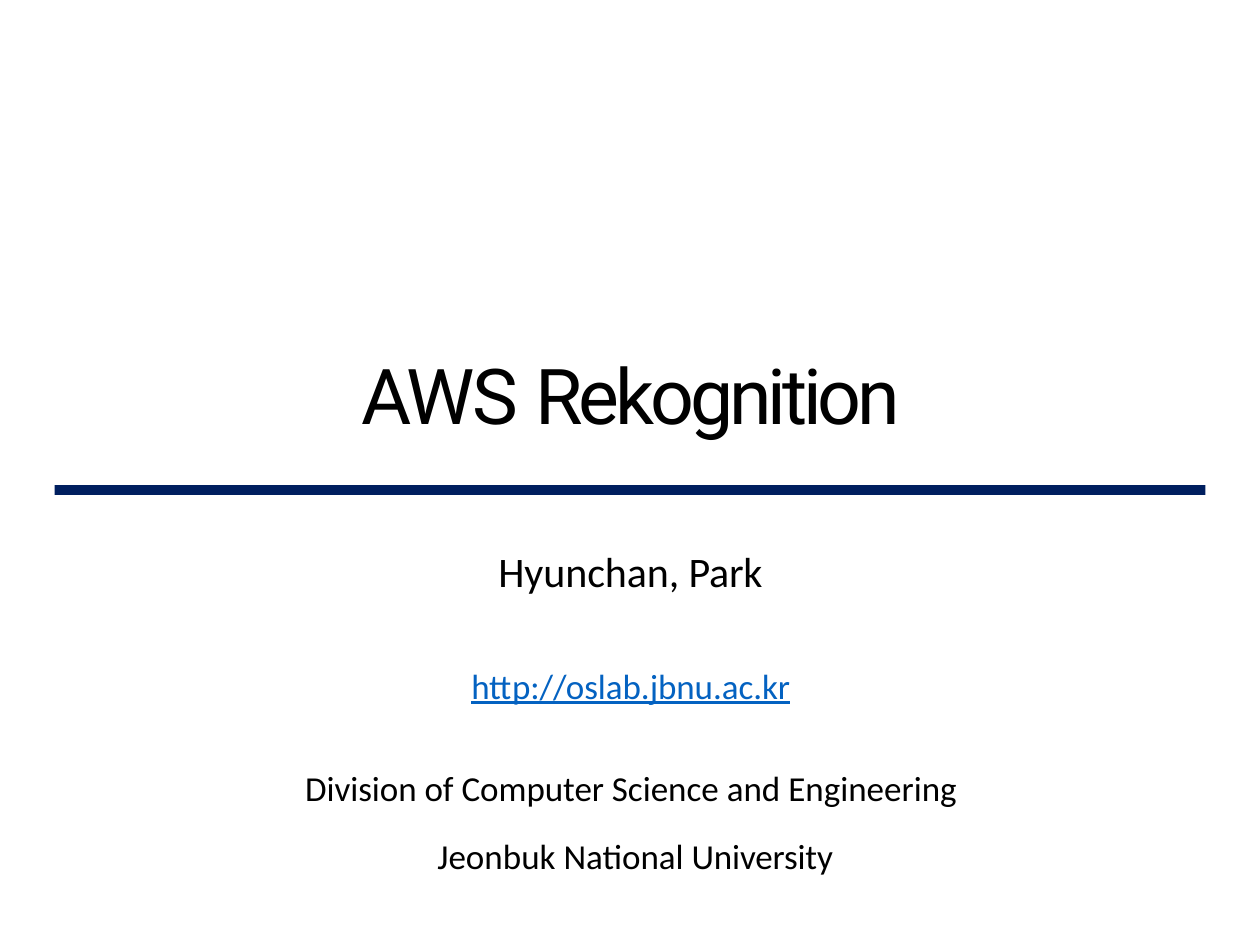
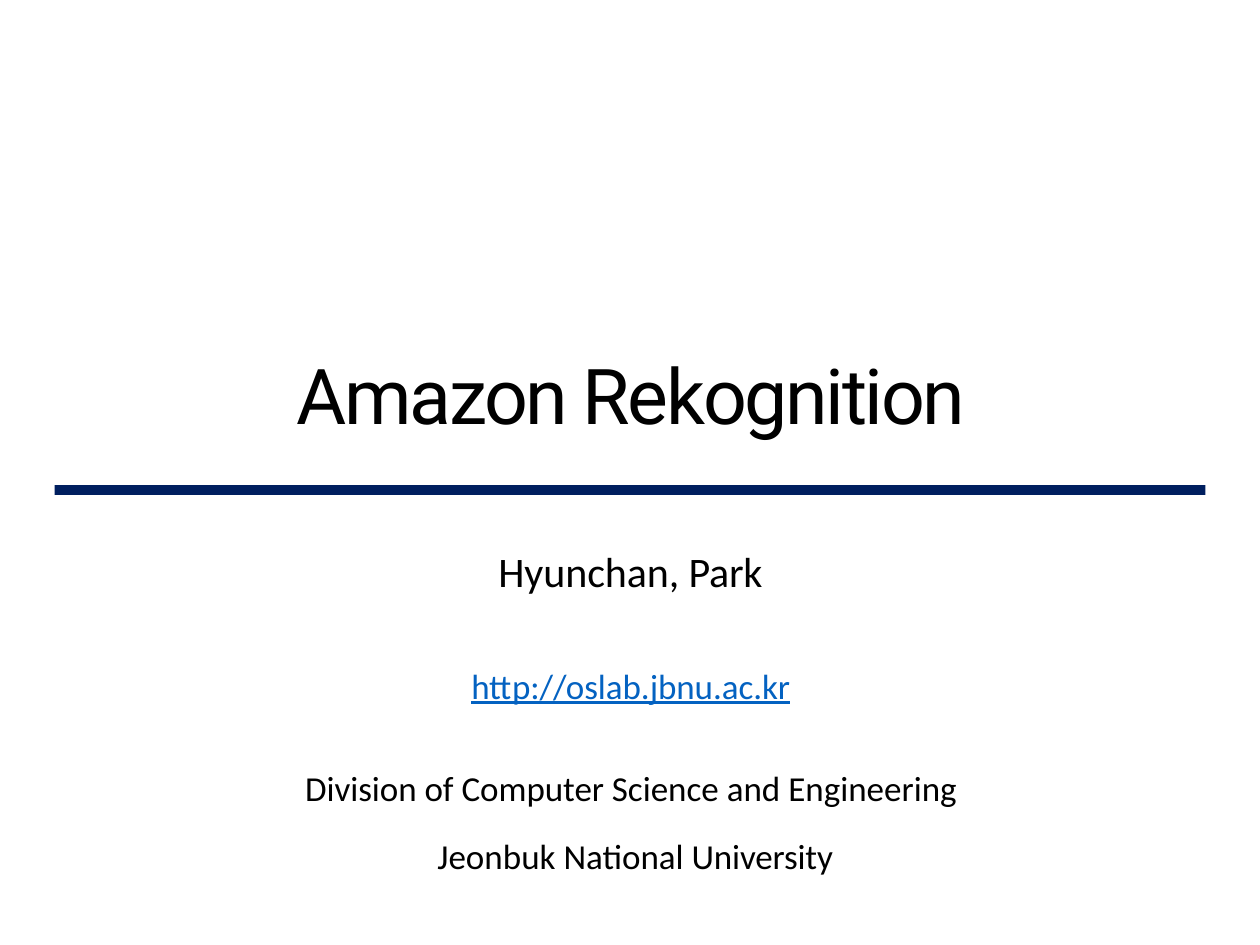
Before and after one commit to G0DCH/AWS_Rekognition_Slide, a slide deck: slide 1 of ppt/AWS Rekognition Slide.pptx. Drawn at 1260x945 pixels with LibreOffice and Linux fonts; fonts in the diff are those of the drawing. Boxes give left, top, right and bottom in pixels: in the first picture for what was removed or moved away, otherwise in the second. Text is boxed around its words. In the diff, an @@ line names an element or a change of style, - is before the commit and + after.

```diff
--- a/ppt/AWS Rekognition Slide.pptx
+++ b/ppt/AWS Rekognition Slide.pptx
@@ title at <box>296,366,966,440</box>: text changed @@
-AWS Rekognition
+Amazon Rekognition
```
Also in this commit, not shown: 3 other slides changed, 9 slides added, 11 slides removed.
